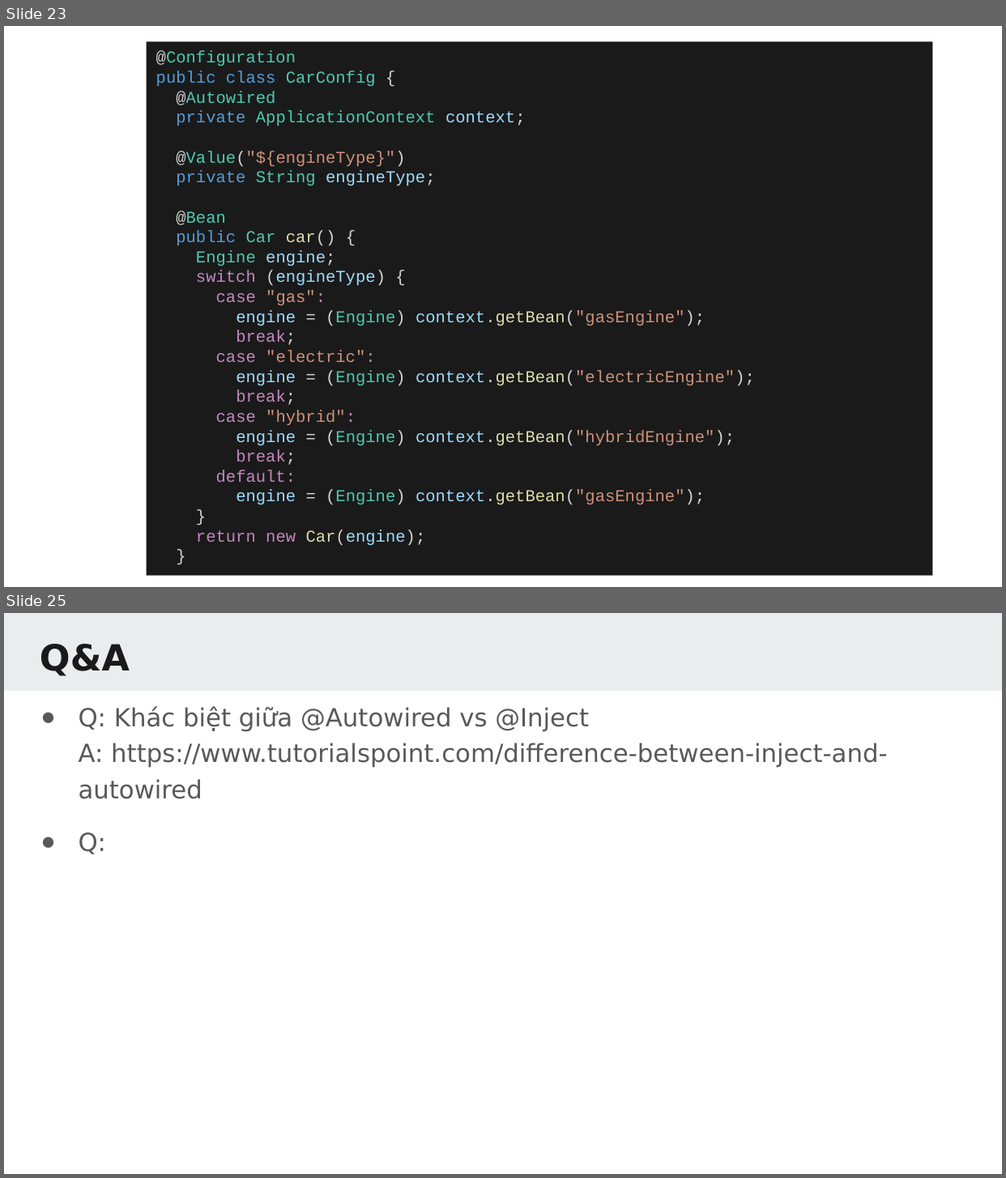
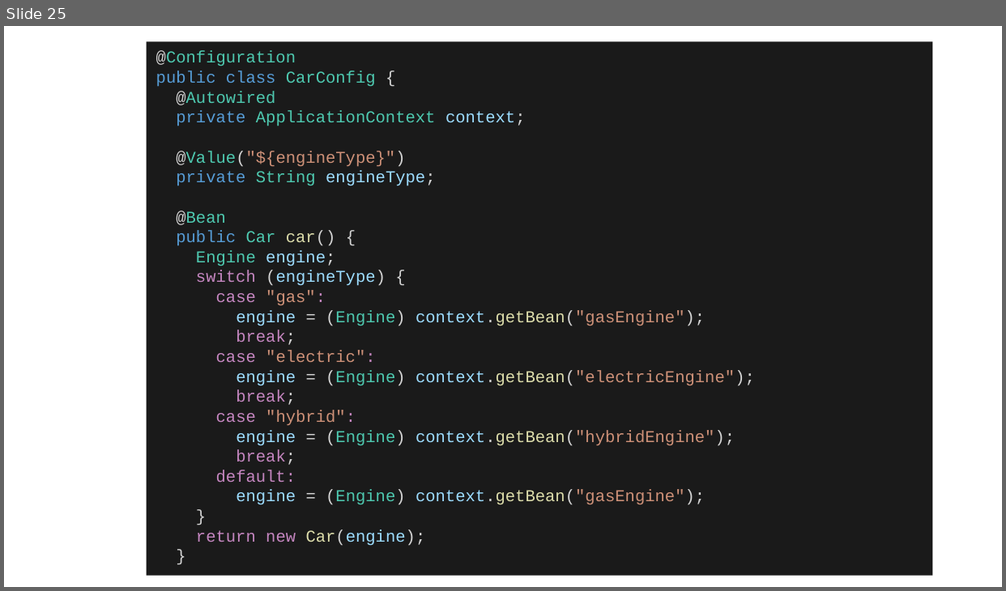
Before and after one commit to TechMaster/springboot2, a slide deck: 07 Dependency Injection/DependencyInjection.pptx. Shown one above the other, each under a label of ours: slides 23 and 25 before the commit, slide 25 after it; the slides between them are not shown. The pictures are 1006x1178 and 1006x591 pixels, drawn with LibreOffice and Linux fonts; fonts in the diff are those of the drawing. Boxes give left, top, right and bottom in pixels: in the first picture for what was removed or moved away, otherwise in the second. Text is boxed around its words. In the diff, an @@ line names an element or a change of style, - is before the commit and + after.

```diff
--- a/07 Dependency Injection/DependencyInjection.pptx
+++ b/07 Dependency Injection/DependencyInjection.pptx
@@ slide 25 removed at (x1=4, y1=613, x2=1002, y2=1174), background #FFFFFF @@
@@ rectangle removed at (x1=4, y1=613, x2=1002, y2=691) @@
@@ title removed at (x1=40, y1=644, x2=130, y2=676) @@
-Q&A
@@ text removed at (x1=79, y1=706, x2=887, y2=854) @@
-● Q: Khác biệt giữa @Autowired vs @Inject
-  A: https://www.tutorialspoint.com/difference-between-inject-and-autowired
-● Q:
@@ what was slide 23 is now slide 25 @@
```
Also in this commit, not shown: 3 slides changed, 6 slides added, 35 other files.
